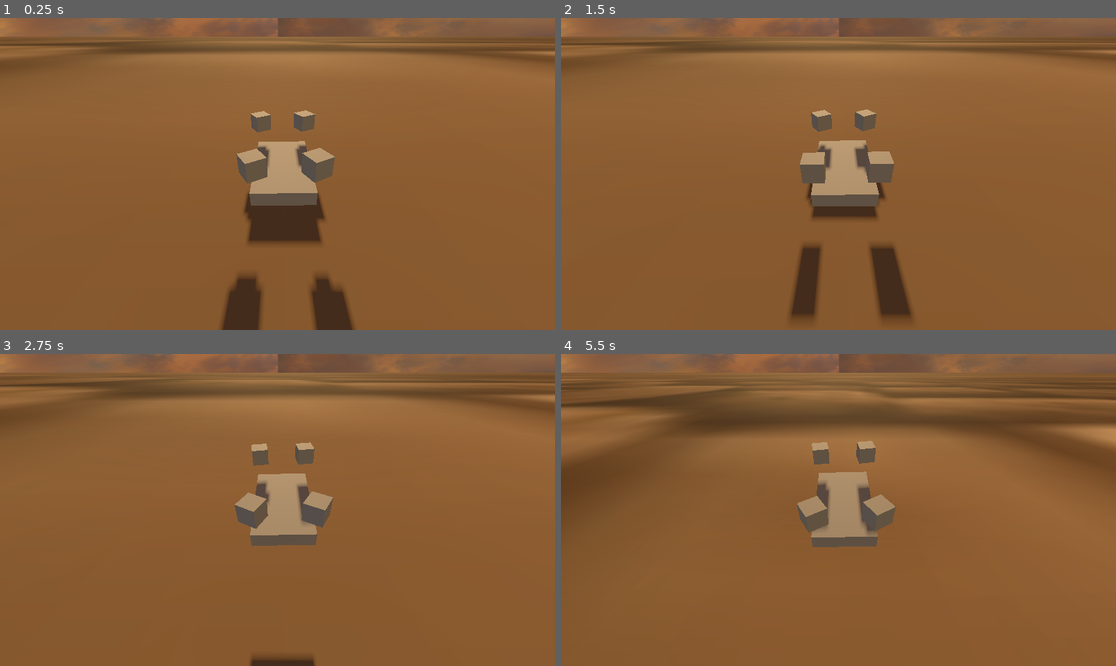
Above: before the commit, frames 1-4 (two rows, left to right).
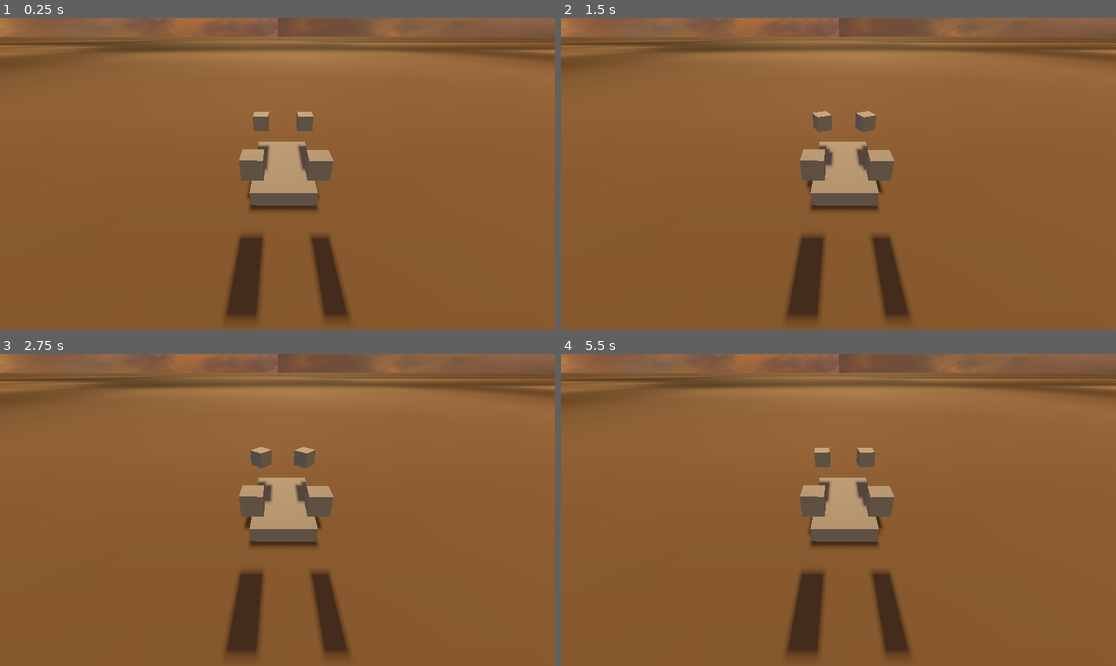
Above: after the commit, the same moments.

Repository: NuggetsWithTea/BeefyDrone
Game: Godot game, scene res://scenes/WindEnv.tscn
Same seed, same stepped clock (60 frames per second), same inputs: the game is played once before the commit and once after it.
Inputs:
- Up to frame 1 (0.25 s): no input
- Up to frame 2 (1.5 s): hold Right (right) 0.53-1.28 s; tap Delete (stop, bound only after the commit) at 0.6, 1.35 s; hold Down (backward) from 1.28 s (still down)
- Up to frame 3 (2.75 s): release Down (backward) at 2.03 s; hold Right (right) from 2.03 s (still down); tap Delete (stop, bound only after the commit) at 2.1 s
- Up to frame 4 (5.5 s): release Right (right) at 2.78 s; hold Up (forward) 2.78-3.53 s; tap Delete (stop, bound only after the commit) every 0.75 s from 2.85 to 5.1 s; hold Down (backward) from 3.53 s (still down)

The runs differ from the first frame. In frame 1, 4.0% of the frame differs, in the area x 0-100%, y 7-100%; in frame 2, 1.9%; in frame 3, 9.4%; in frame 4, 19%, in the area x 0-100%, y 7-98%.

Commit message:
implemented better, but not perfect, drone velocity handling

Diff:
--- a/project.godot
+++ b/project.godot
@@ -55,6 +55,11 @@
 , Object(InputEventKey,"resource_local_to_scene":false,"resource_name":"","device":-1,"window_id":0,"alt_pressed":false,"shift_pressed":false,"ctrl_pressed":false,"meta_pressed":false,"pressed":false,"keycode":0,"physical_keycode":83,"key_label":0,"unicode":115,"echo":false,"script":null)
 ]
 }
+stop={
+"deadzone": 0.5,
+"events": [Object(InputEventKey,"resource_local_to_scene":false,"resource_name":"","device":-1,"window_id":0,"alt_pressed":false,"shift_pressed":false,"ctrl_pressed":false,"meta_pressed":false,"pressed":false,"keycode":0,"physical_keycode":4194312,"key_label":0,"unicode":0,"echo":false,"script":null)
+]
+}
 
 [rendering]
 
--- a/scenes/Drone.tscn
+++ b/scenes/Drone.tscn
@@ -11,7 +11,6 @@
 [node name="Drone" type="RigidBody3D"]
 center_of_mass_mode = 1
 center_of_mass = Vector3(0, -0.5, 0)
-constant_force = Vector3(0, -9.81, 0)
 script = ExtResource("1_vvmbt")
 
 [node name="CollisionShape3D" type="CollisionShape3D" parent="."]
--- a/scenes/WindEnv.tscn
+++ b/scenes/WindEnv.tscn
@@ -39,7 +39,6 @@
 
 [node name="Drone" parent="." instance=ExtResource("2_0w3p5")]
 transform = Transform3D(1, 0, 0, 0, 1, 0, 0, 0, 1, 0, 0.389859, 0)
-center_of_mass = Vector3(0, -0.5, 0)
 
 [node name="Camera3D" type="Camera3D" parent="Drone"]
 transform = Transform3D(0.999999, -0.00094904, 0.00140186, -7.4619e-09, 0.82806, 0.560639, -0.00169289, -0.560638, 0.828059, -0.0865877, 2.41951, 3.17275)
--- a/scripts/Drone.gd
+++ b/scripts/Drone.gd
@@ -6,12 +6,11 @@
 @export var ALTITUDE_CHECK_DISTANCE: float = 5000
 @export var GRAVITY: float = 0 # set in ready
 
-#########################################
-# apply all lift forces from the propellers in this script. this should fix the wiggle problem
 var propellers:Array[Propeller]
 var ground: MeshInstance3D
 var Current_WIND_FORCE = Vector3.ZERO
 var CURRENT_DRAG: Vector3 = Vector3.ZERO
+var MOMENT_OF_INERTIA: float = 0
 
 var CURRENT_ALTITUDE: float = 0 #distance between the drone and the nearest obstacle
 
@@ -20,16 +19,16 @@
 	ground = $"../Ground"
 	GRAVITY = ProjectSettings.get_setting("physics/3d/default_gravity") as float
 	add_to_group("wind_affected")
-	for p in propellers:
-		p.set_voltage(4)
+
+	MOMENT_OF_INERTIA = moment_of_inertia()
 
 func _physics_process(delta):
 	effective_lift(delta)
-	var drag = -DRAG_COEFFICIENT * linear_velocity
-	apply_force(drag)
+
 	get_altitude()
+	linear_velocity += (Current_WIND_FORCE / mass) * delta
+	apply_central_force(Vector3(0, -GRAVITY * delta, 0))
 	angular_velocity *= .98
-	linear_velocity += (Current_WIND_FORCE / mass) * delta
 	#print(global_position)
 
 func _input(event):
@@ -48,6 +47,11 @@
 	if Input.is_action_just_pressed("down"):
 		for prop in propellers:
 			prop.increase_voltage(-.5)
+
+	if Input.is_action_just_pressed("stop"):
+		for prop in propellers:
+			prop.set_voltage(0)
+
 
 func get_altitude():
 	var coll_shape = $CollisionShape3D
@@ -75,7 +79,26 @@
 	# If it didn't hit anything, assume max distance
 	CURRENT_ALTITUDE = ALTITUDE_CHECK_DISTANCE
 
+func moment_of_inertia():
+	var drone_arm_mass = mass * 0.25
+	var moment_of_inertia = 0
+	for prop in propellers:
+		var prop_mass = prop.mass
+		var dist_from_center = prop.LOCAL_OFFSET.x
+
+		var dist_center_squared = pow(dist_from_center, 2)
+		var left_shit = (drone_arm_mass * dist_center_squared) / 3
+		var right_shit = prop_mass * dist_center_squared
+
+		var shit = left_shit + right_shit
+		moment_of_inertia += shit
+
+	return moment_of_inertia
+
 func effective_lift(delta):
+	if(propellers.all(func(x): return x.CURRENT_VOLTAGE == 0)):
+		return
+
 	var total_force = Vector3.ZERO
 	var total_torque = Vector3.ZERO
 
@@ -90,34 +113,34 @@
 		total_torque += offset.cross(force)  # Rotational force
 
 	# Get the drone’s local axes
-	var up_direction = global_transform.basis.y.normalized()       # Local "up"
-	var forward_direction = -global_transform.basis.z.normalized() # Local "forward"
-	var right_direction = global_transform.basis.x.normalized()    # Local "right"
+	var up_direction = global_transform.basis.y.normalized()       # Drone's up
+	var forward_direction = -global_transform.basis.z.normalized() # Drone's forward
+	var right_direction = global_transform.basis.x.normalized()    # Drone's right
 
-	# Separate total force into vertical and horizontal components
-	var vertical_force = total_force.project(up_direction)   # Lift force
-	var horizontal_force = total_force - vertical_force      # Horizontal movement force
+	# **Corrected Force Decomposition**
+	var world_up = Vector3.UP  # World up direction, always (0,1,0)
 
-	# Project linear velocity onto the drone's axes using dot product
-	var velocity_forward = forward_direction * linear_velocity.dot(forward_direction)
-	var velocity_right = right_direction * linear_velocity.dot(right_direction)
-	var velocity_up = up_direction * linear_velocity.dot(up_direction)
+	var vertical_force = total_force.project(world_up)  # Lift force in world space
+	var forward_force = -total_force.project(forward_direction)  # Forward thrust
+	var sideways_force = total_force.project(right_direction)  # Lateral thrust
 
-	# Reconstruct velocity with respect to drone’s orientation
-	linear_velocity = velocity_forward + velocity_right + velocity_up
+	# Apply linear acceleration from forces (Newton's Second Law: F = m * a)
+	linear_velocity += (vertical_force / mass) * delta  # Move up/down
+	linear_velocity += (forward_force / mass) * delta  # Move forward/backward
+	linear_velocity += (sideways_force / mass) * delta  # Move sideways
 
-	# Apply lift and movement forces
-	linear_velocity += (vertical_force / mass) * delta  # Maintain altitude
-	linear_velocity += (horizontal_force / mass) * delta  # Move in tilt direction
+	# **Apply Torque with Moment of Inertia**
+	var angular_acceleration = total_torque / MOMENT_OF_INERTIA  # Compute rotational acceleration
+	angular_velocity += angular_acceleration * delta  # Update rotation
 
-	apply_torque(total_torque)  # Apply rotation torque
+	# **Apply Rotational Damping** (prevents infinite spinning)
+	var damping_torque = -angular_velocity * ROTATIONAL_DAMPING
+	apply_torque(damping_torque)
 
-	# Apply drag to stabilize movement
+	# **Apply Drag to Stabilize Movement**
 	var drag = -DRAG_COEFFICIENT * linear_velocity
 	apply_central_force(drag)
 
-	var damping_torque = -angular_velocity * ROTATIONAL_DAMPING
-	apply_torque(damping_torque)
 
 
 func set_wind_force(force:Vector3):
--- a/scripts/Propeller.gd
+++ b/scripts/Propeller.gd
@@ -124,7 +124,6 @@
 		return
 
 	var current_air_density = air_density()
-	print(current_air_density)
 	# Thrust calculation
 	CURRENT_THRUST_FORCE = THRUST_COEFFICIENT * current_air_density  * DISC_AREA * pow((CURRENT_RPM / 60), 2)
 
